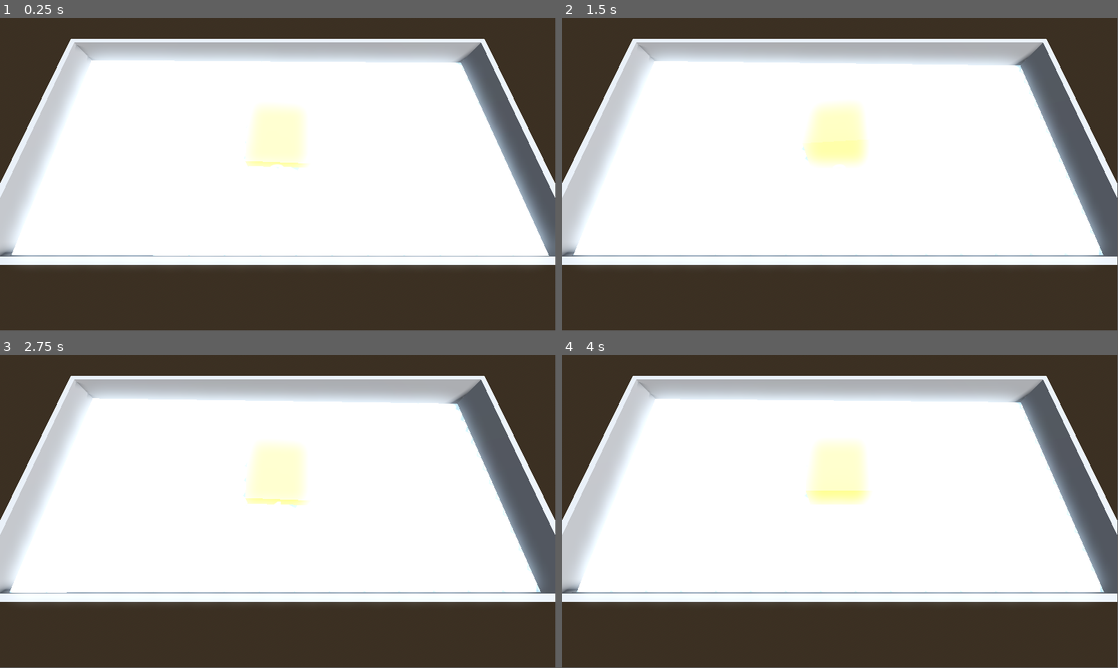
Above: before the commit, frames 1-4 (two rows, left to right).
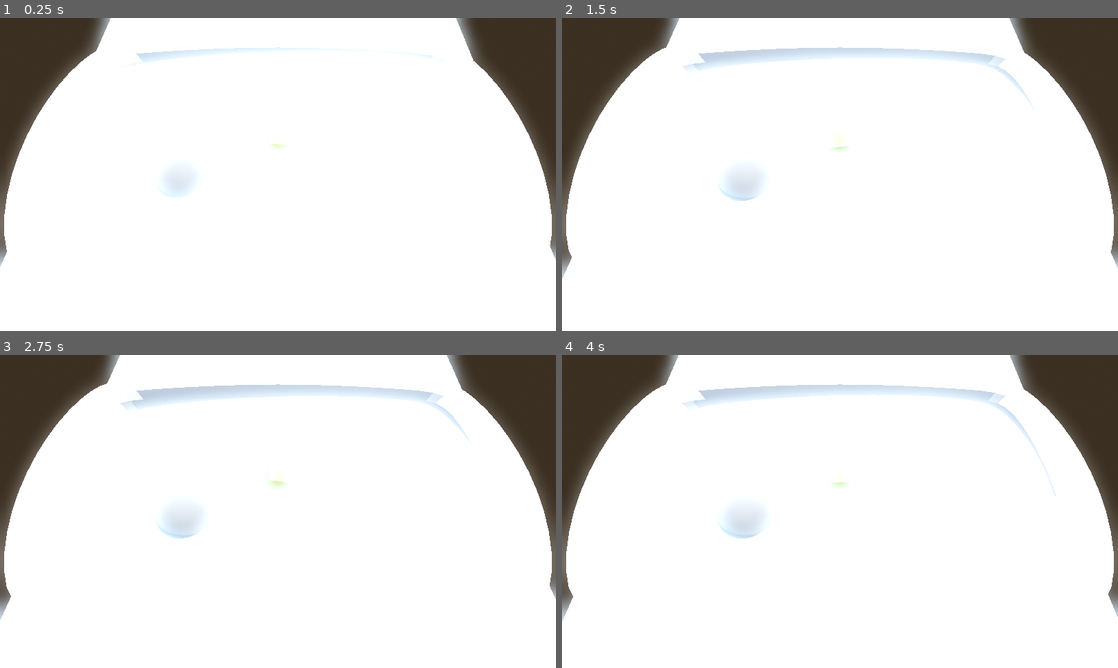
Above: after the commit, the same moments.

Repository: Gr0minet/ggj2025
Game: Godot game, scene res://main/main.tscn
Same seed, same stepped clock (60 frames per second), same inputs: the game is played once before the commit and once after it.
Inputs:
- Up to frame 1 (0.25 s): no input
- Up to frame 2 (1.5 s): tap 1 at 0.6 s; tap G (jump) at 0.77 s; tap 2 at 1.35 s
- Up to frame 3 (2.75 s): tap G (jump) at 1.52 s; tap 3 at 2.1 s
- Up to frame 4 (4 s): tap 4 at 2.85 s; tap G (jump) at 3.02, 3.77 s; tap 5 at 3.6 s
In our replay, the window is 799x449 before the commit and 800x450 after it. These sizes can differ from the game's own. Grey fills any space a smaller window leaves; there, only what the larger window draws over its background counts as a difference.

The runs differ from the first frame. In frame 1, 39% of the frame differs, in the area x 0-100%, y 0-100%; in frame 2, 40%; in frame 3, 40%; in frame 4, 41%.

Commit message:
Ajout baignoire

Diff:
--- a/godot/item/cube_flottant.tscn
+++ b/godot/item/cube_flottant.tscn
@@ -7,7 +7,7 @@
 
 [sub_resource type="BoxMesh" id="BoxMesh_akgsy"]
 material = SubResource("StandardMaterial3D_utmbf")
-size = Vector3(0.5, 0.5, 0.5)
+size = Vector3(0.1, 0.1, 0.1)
 
 [node name="Cube" instance=ExtResource("1_hv0u6")]
 
--- a/godot/main/main.gd
+++ b/godot/main/main.gd
@@ -6,3 +6,17 @@
 
 func _ready() -> void:
 	_hud.start_timer(3)
+
+
+func _unhandled_input(event: InputEvent) -> void:
+	if event.is_action_pressed("full_screen"):
+		_swap_fullscreen_mode()
+	elif event.is_action_pressed("exit"):
+		get_tree().quit()
+
+
+func _swap_fullscreen_mode():
+	if DisplayServer.window_get_mode() != DisplayServer.WINDOW_MODE_FULLSCREEN:
+		DisplayServer.window_set_mode(DisplayServer.WINDOW_MODE_FULLSCREEN)
+	else:
+		DisplayServer.window_set_mode(DisplayServer.WINDOW_MODE_WINDOWED)
--- a/godot/main/main.tscn
+++ b/godot/main/main.tscn
@@ -1,9 +1,11 @@
-[gd_scene load_steps=13 format=3 uid="uid://4el3kq51boe8"]
+[gd_scene load_steps=15 format=3 uid="uid://4el3kq51boe8"]
 
 [ext_resource type="Script" path="res://main/main.gd" id="1_bujv1"]
 [ext_resource type="Shader" path="res://environment/water/water.gdshader" id="1_gudu6"]
+[ext_resource type="PackedScene" uid="uid://ctsn4jcv5aq27" path="res://assets/BAIGNOIRE.glb" id="2_n8535"]
 [ext_resource type="Texture2D" uid="uid://ssrlnj65d4bs" path="res://environment/water/textures/caustic_texture.png" id="2_woun1"]
 [ext_resource type="PackedScene" uid="uid://c056xh7ua8mra" path="res://item/cube_flottant.tscn" id="3_xvxn0"]
+[ext_resource type="PackedScene" uid="uid://byejtqwx88kyu" path="res://scenes/bubble.tscn" id="4_1iwhq"]
 [ext_resource type="Script" path="res://main/hud.gd" id="4_f7kia"]
 
 [sub_resource type="ProceduralSkyMaterial" id="ProceduralSkyMaterial_rsayj"]
@@ -30,7 +32,7 @@
 shader = ExtResource("1_gudu6")
 shader_parameter/water_color = Color(0.133333, 0.490196, 0.823529, 1)
 shader_parameter/water_depth_color = Color(0.133333, 0.490196, 0.823529, 1)
-shader_parameter/water_edge_distance = 0.1
+shader_parameter/water_edge_distance = 0.02
 shader_parameter/water_depth_distance = 8.0
 shader_parameter/water_texture_scale = 4.0
 shader_parameter/main_noise_sampler = SubResource("NoiseTexture2D_xrw8s")
@@ -38,9 +40,9 @@
 
 [sub_resource type="PlaneMesh" id="PlaneMesh_h4pj0"]
 material = SubResource("ShaderMaterial_nyuec")
-size = Vector2(2, 4)
 
 [node name="Main" type="Node3D"]
+transform = Transform3D(-4.37114e-08, 0, -1, 0, 1, 0, 1, 0, -4.37114e-08, 0, 0, 0)
 script = ExtResource("1_bujv1")
 
 [node name="DirectionalLight3D" type="DirectionalLight3D" parent="."]
@@ -50,25 +52,25 @@
 [node name="WorldEnvironment" type="WorldEnvironment" parent="."]
 environment = SubResource("Environment_7x14t")
 
-[node name="Baignoire" type="CSGBox3D" parent="."]
-size = Vector3(2, 1, 4)
-
-[node name="CSGBox3D2" type="CSGBox3D" parent="Baignoire"]
-transform = Transform3D(1, 0, 0, 0, 1, 0, 0, 0, 1, 0, 0.05, 0)
-operation = 2
-size = Vector3(1.9, 0.9, 3.9)
+[node name="BAIGNOIRE" parent="." instance=ExtResource("2_n8535")]
 
 [node name="Water" type="MeshInstance3D" parent="."]
-transform = Transform3D(1, 0, 0, 0, 1, 0, 0, 0, 1, 0, 0.2, 0)
+transform = Transform3D(1, 0, 0, 0, 1, 0, 0, 0, 1, 0, 0.5, 0)
 mesh = SubResource("PlaneMesh_h4pj0")
+
+[node name="Players" type="Node3D" parent="."]
+
+[node name="Bubble" parent="Players" instance=ExtResource("4_1iwhq")]
+transform = Transform3D(1, 0, 0, 0, 1, 0, 0, 0, 1, -0.4, 0.55, 0.15)
+gravity_scale = 0.0
 
 [node name="Items" type="Node3D" parent="."]
 
 [node name="Item" parent="Items" instance=ExtResource("3_xvxn0")]
-transform = Transform3D(1, 0, 0, 0, 1, 0, 0, 0, 1, 0, 0.3, 0)
+transform = Transform3D(1, 0, 0, 0, 1, 0, 0, 0, 1, 0, 0.6, 0)
 
 [node name="Camera3D" type="Camera3D" parent="."]
-transform = Transform3D(1.11749e-08, -0.939693, 0.34202, -6.72004e-08, 0.34202, 0.939693, -1, -3.34849e-08, -5.93256e-08, 0.9, 1.9, 4.47035e-08)
+transform = Transform3D(1, 7.45601e-08, 4.43755e-08, -6.72004e-08, 0.34202, 0.939693, 5.48863e-08, -0.939693, 0.34202, -2.87586e-08, 1.4, 0.45)
 
 [node name="HUD" type="Control" parent="."]
 layout_mode = 3
--- a/godot/project.godot
+++ b/godot/project.godot
@@ -14,6 +14,11 @@
 run/main_scene="res://main/main.tscn"
 config/features=PackedStringArray("4.3", "Forward Plus")
 config/icon="res://icon.svg"
+
+[display]
+
+window/size/viewport_width=1280
+window/size/viewport_height=720
 
 [editor_plugins]
 
@@ -70,6 +75,16 @@
 "events": [Object(InputEventKey,"resource_local_to_scene":false,"resource_name":"","device":-1,"window_id":0,"alt_press …(192 unchanged characters)…
 ]
 }
+full_screen={
+"deadzone": 0.5,
+"events": [Object(InputEventKey,"resource_local_to_scene":false,"resource_name":"","device":-1,"window_id":0,"alt_pressed":false,"shift_pressed":false,"ctrl_pressed":false,"meta_pressed":false,"pressed":false,"keycode":0,"physical_keycode":4194336,"key_label":0,"unicode":0,"location":0,"echo":false,"script":null)
+]
+}
+exit={
+"deadzone": 0.5,
+"events": [Object(InputEventKey,"resource_local_to_scene":false,"resource_name":"","device":-1,"window_id":0,"alt_pressed":false,"shift_pressed":false,"ctrl_pressed":false,"meta_pressed":false,"pressed":false,"keycode":0,"physical_keycode":4194305,"key_label":0,"unicode":0,"location":0,"echo":false,"script":null)
+]
+}
 
 [layer_names]
 
--- a/godot/scenes/bubble.tscn
+++ b/godot/scenes/bubble.tscn
@@ -5,6 +5,8 @@
 [sub_resource type="SphereShape3D" id="SphereShape3D_wys75"]
 
 [sub_resource type="SphereMesh" id="SphereMesh_shmpx"]
+radius = 0.125
+height = 0.25
 
 [node name="Bubble" type="CharacterBody3D"]
 collision_mask = 3
Binary file added: godot/assets/BAIGNOIRE.glb
Not shown, added: godot/assets/BAIGNOIRE.glb.import
Not shown, added: godot/todo.txt
